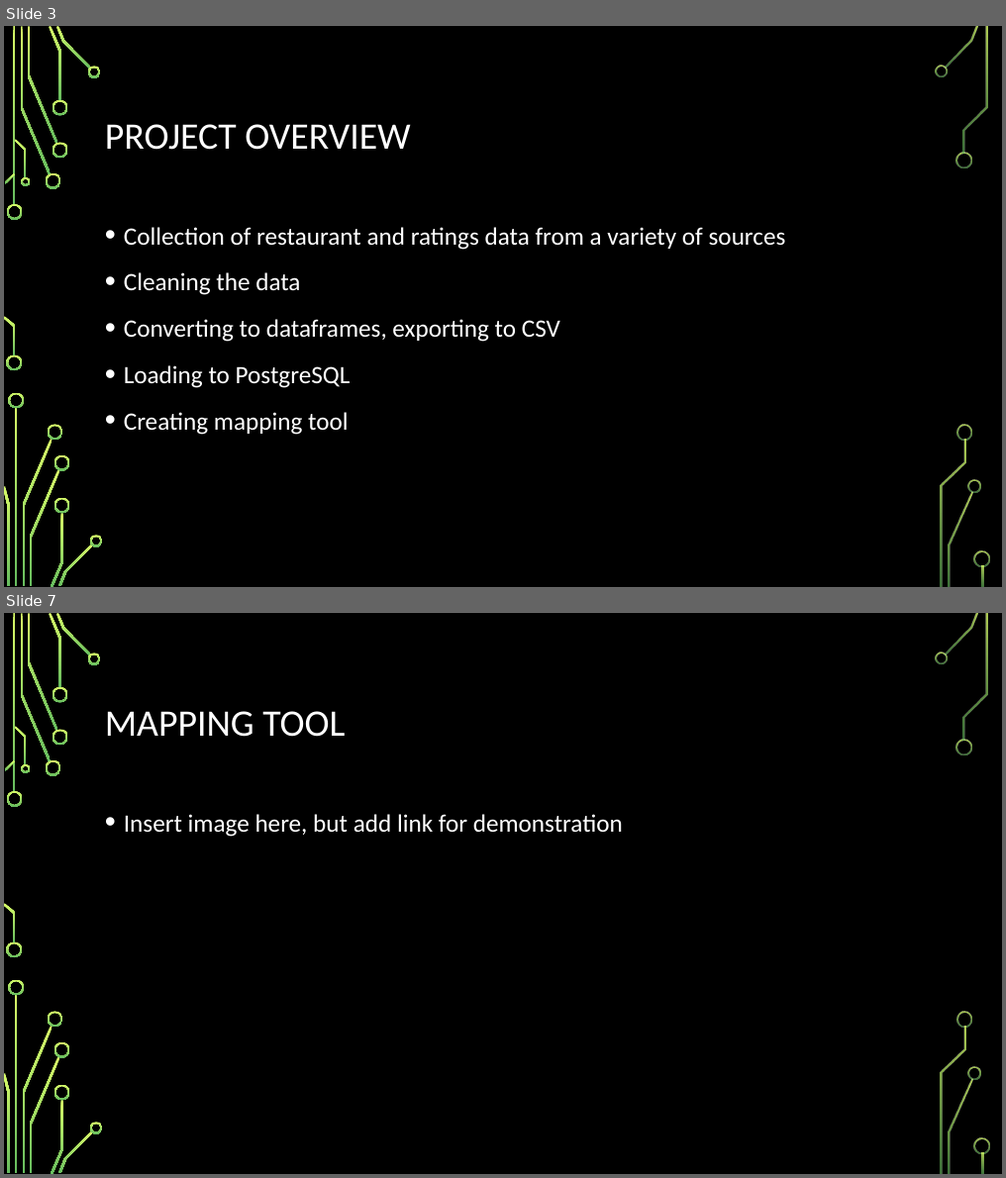
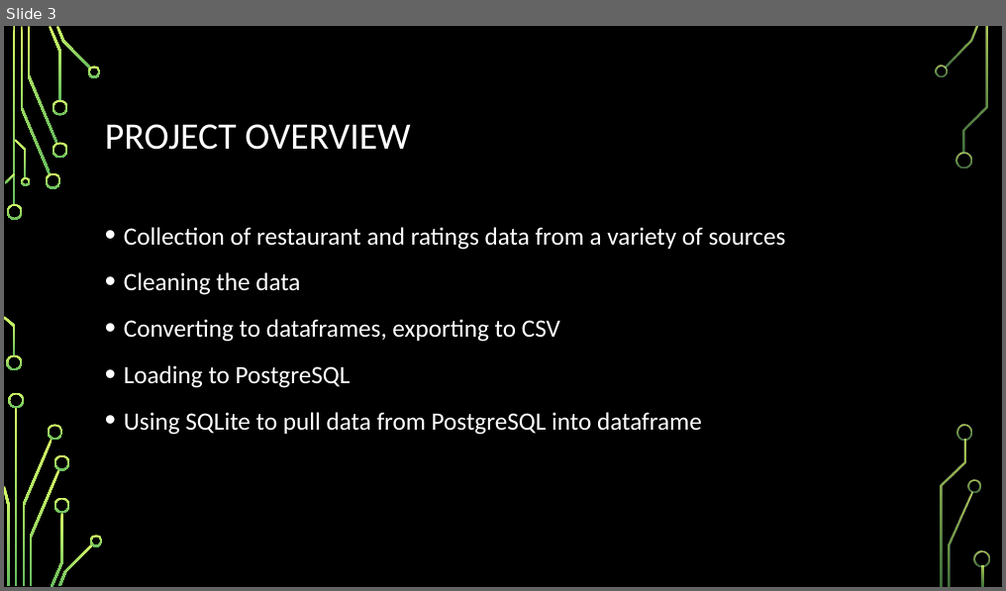
Before and after one commit to jclawson0602/Group_1_Project_3, a slide deck: Group 1 Project 3 DRAFT.pptx. Shown one above the other, each under a label of ours: slides 3 and 7 before the commit, slide 3 after it; the slides between them are not shown. The pictures are 1006x1178 and 1006x591 pixels, drawn with LibreOffice and Linux fonts; fonts in the diff are those of the drawing; background and template pictures are left out. Boxes give left, top, right and bottom in pixels: in the first picture for what was removed or moved away, otherwise in the second. Text is boxed around its words. In the diff, an @@ line names an element or a change of style, - is before the commit and + after.

```diff
--- a/Group 1 Project 3 DRAFT.pptx
+++ b/Group 1 Project 3 DRAFT.pptx
@@ slide 7 removed at box(4, 613, 1002, 1174), background picture (left out); not listed: 36 template elements that a slide beside it also shows @@
@@ title removed at box(105, 711, 345, 737) @@
-MAPPING TOOL
@@ text removed at box(124, 814, 623, 837) @@
-• Insert image here, but add link for demonstration
@@ slide 3 changed as well @@
@@ text at box(124, 412, 702, 435): text changed @@
-• Creating mapping tool
+• Using SQLite to pull data from PostgreSQL into dataframe
```
Also in this commit, not shown: 4 other slides changed, 7 slides added, 2 other slides removed.
